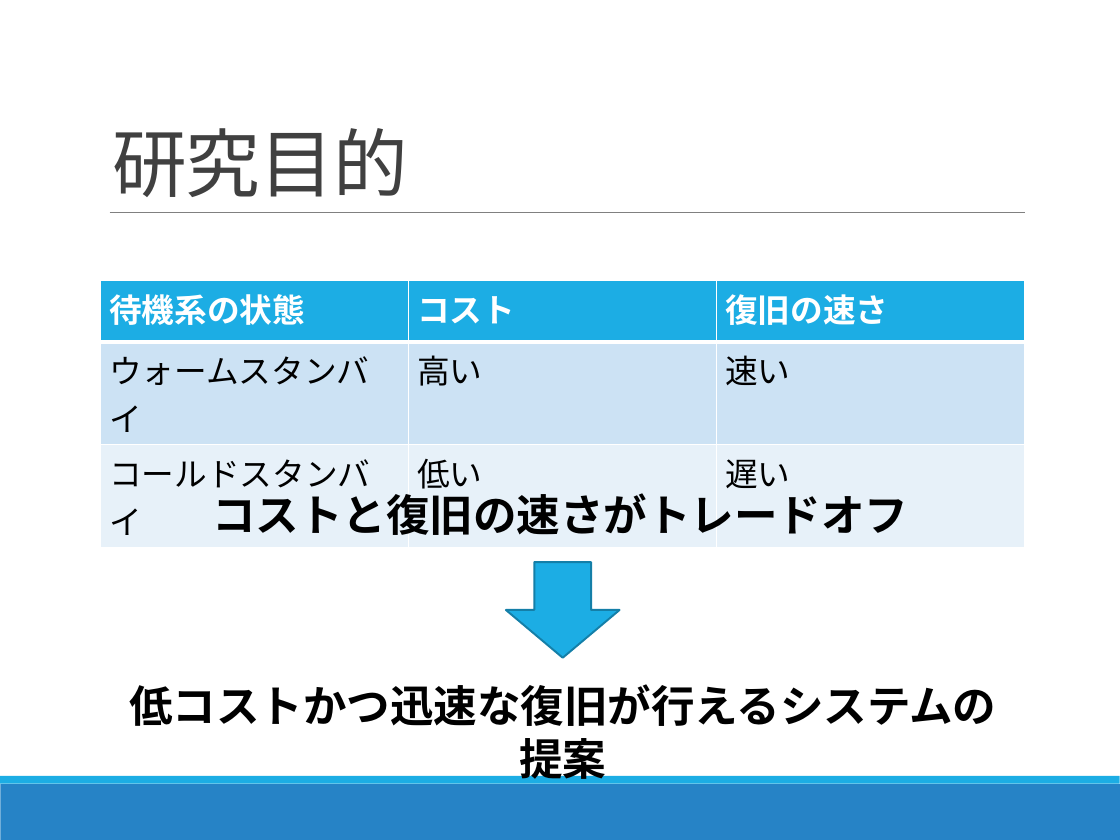
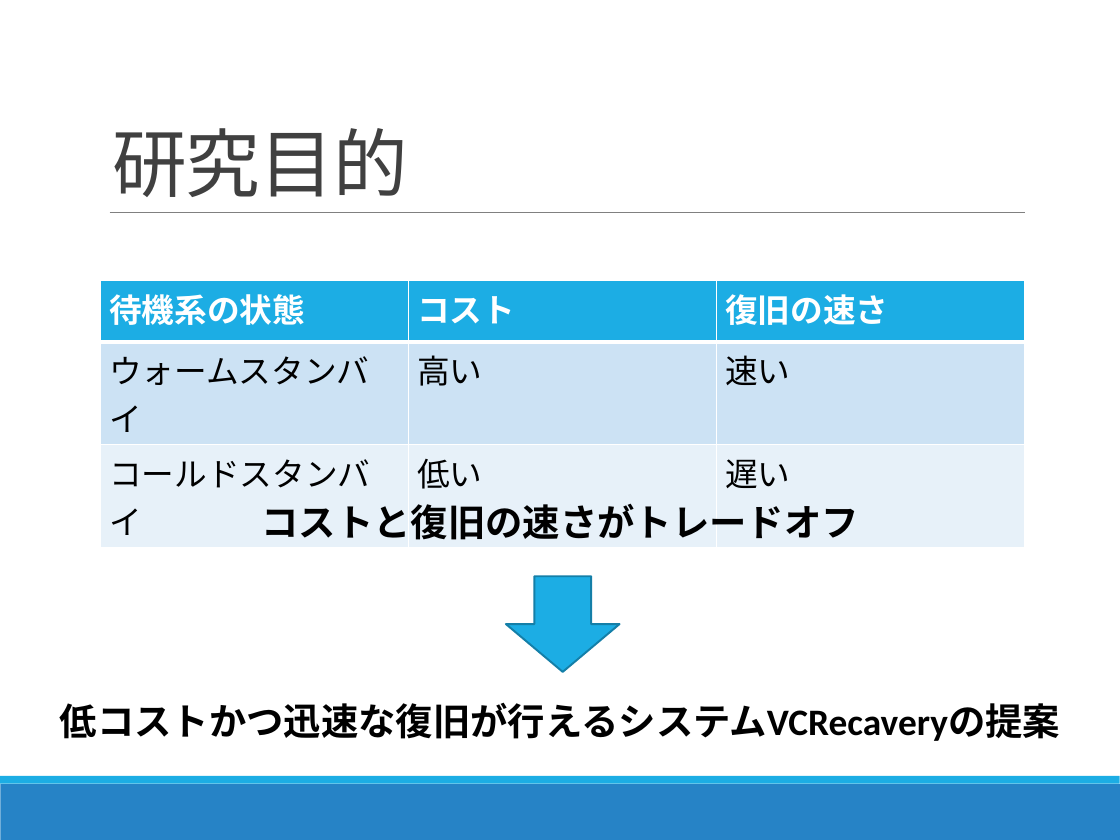
Before and after one commit to Kota0823/Document, a slide deck: slide 7 of 輪講2019-1_鈴木洸太.pptx. Drawn at 1120x840 pixels with LibreOffice and Linux fonts; fonts in the diff are those of the drawing. Boxes give left, top, right and bottom in pixels: in the first picture for what was removed or moved away, otherwise in the second. Text is boxed around its words. In the diff, an @@ line names an element or a change of style, - is before the commit and + after.

```diff
--- a/輪講2019-1_鈴木洸太.pptx
+++ b/輪講2019-1_鈴木洸太.pptx
@@ text "コストと復旧の速さがトレードオフ": place and size @@
-text "コストと復旧の速さがトレードオフ" at [212,487,908,535]
+text "コストと復旧の速さがトレードオフ" at [261,503,858,540]
@@ text "コストと復旧の速さがトレードオフ" at [261,503,858,540]: size 28 to 24 pt @@
@@ down arrow: place and size @@
-down arrow at [506,562,620,657]
+down arrow at [506,577,620,672]
@@ text at [60,702,1060,741]: text changed; size 28 to 24 pt @@
-低コストかつ迅速な復旧が行えるシステムの提案
+低コストかつ迅速な復旧が行えるシステムVCRecaveryの提案
```
Also in this commit, not shown: 5 other slides changed, 1 slide removed.
